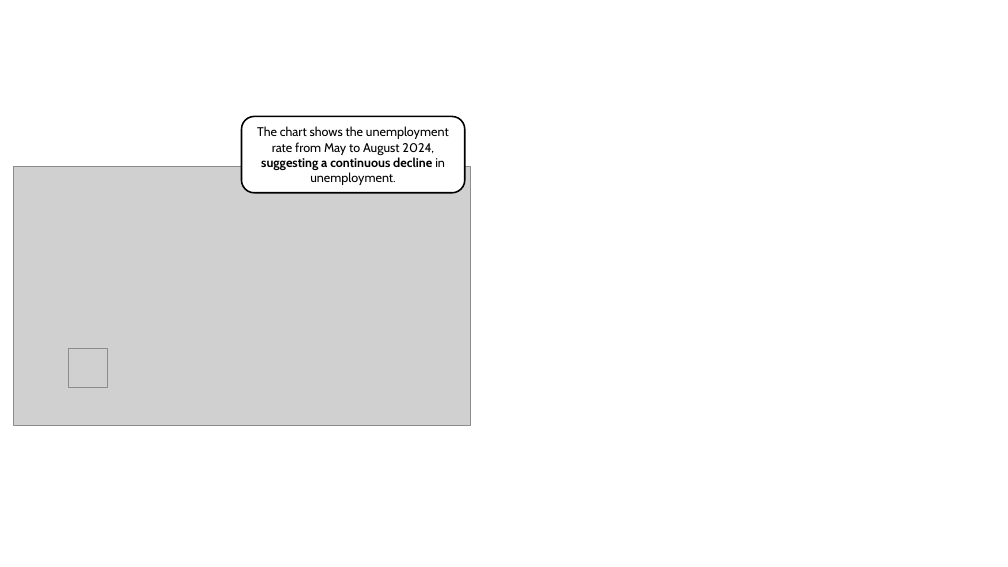
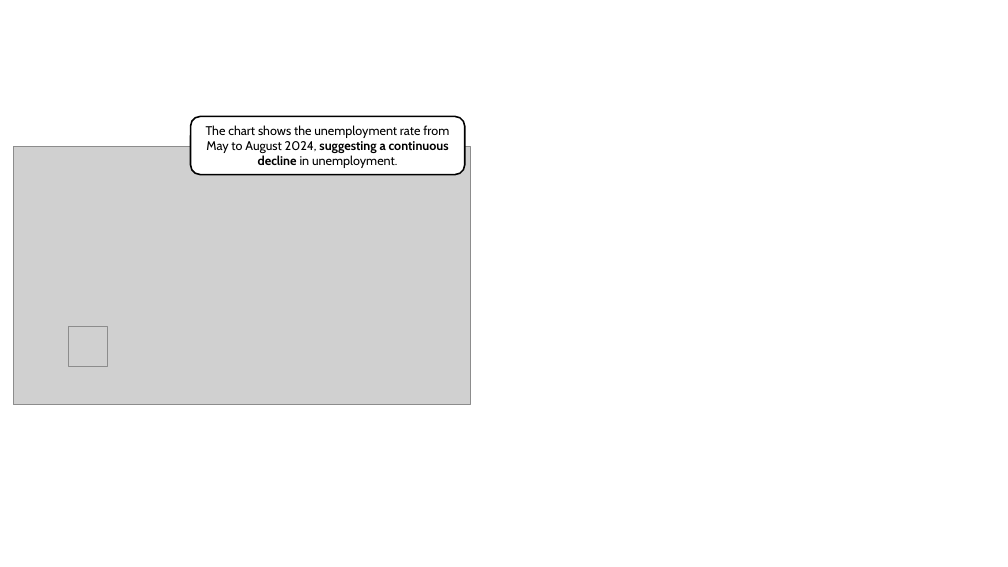
Before and after one commit to marianast97/VisualizationLiteracy, a slide deck: slide 92 of LearningContent/LearningContent.pptx (slide 93 before the commit). Drawn at 1008x567 pixels with LibreOffice and Linux fonts; fonts in the diff are those of the drawing; grey boxes stand for pictures. Boxes give left, top, right and bottom in pixels: in the first picture for what was removed or moved away, otherwise in the second. Text is boxed around its words. In the diff, an @@ line names an element or a change of style, - is before the commit and + after.

```diff
--- a/LearningContent/LearningContent.pptx
+++ b/LearningContent/LearningContent.pptx
@@ rounded rectangle "The chart shows the unemployment ...": place and size @@
-rounded rectangle "The chart shows the unemployment ..." at <box>241,116,464,193</box>
+rounded rectangle "The chart shows the unemployment ..." at <box>191,116,465,175</box>
@@ picture: place and size @@
-picture at <box>13,166,470,425</box>
+picture at <box>13,146,470,405</box>
@@ picture: place and size @@
-picture at <box>69,348,108,387</box>
+picture at <box>69,327,108,366</box>
```
Also in this commit, not shown: 4 other slides changed, 1 slide added, 4 slides removed, 3 other files.
